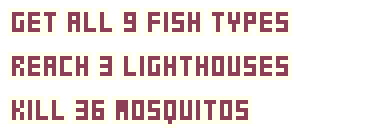
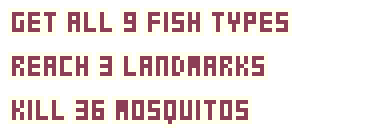
Layers edited between the first and the second 380x132 image:
added layer "Layer 7 copy" above "Layer 7" over [left=144, top=56, right=268, bottom=76]
hid "Layer 7" over [left=144, top=52, right=292, bottom=80]
